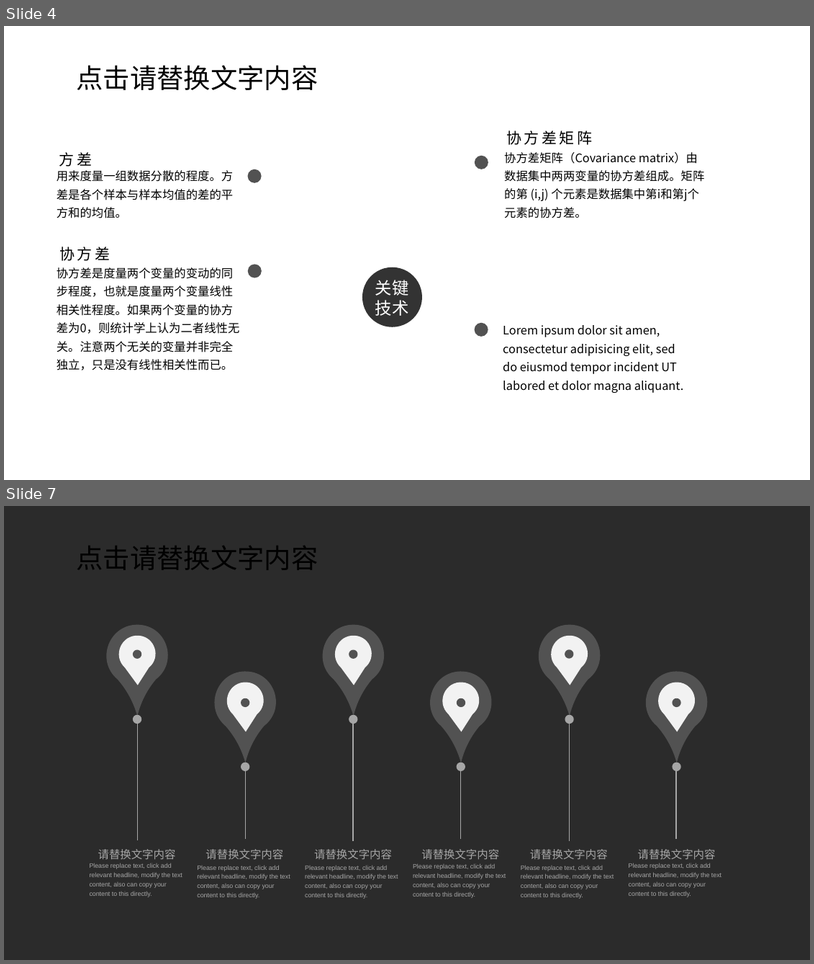
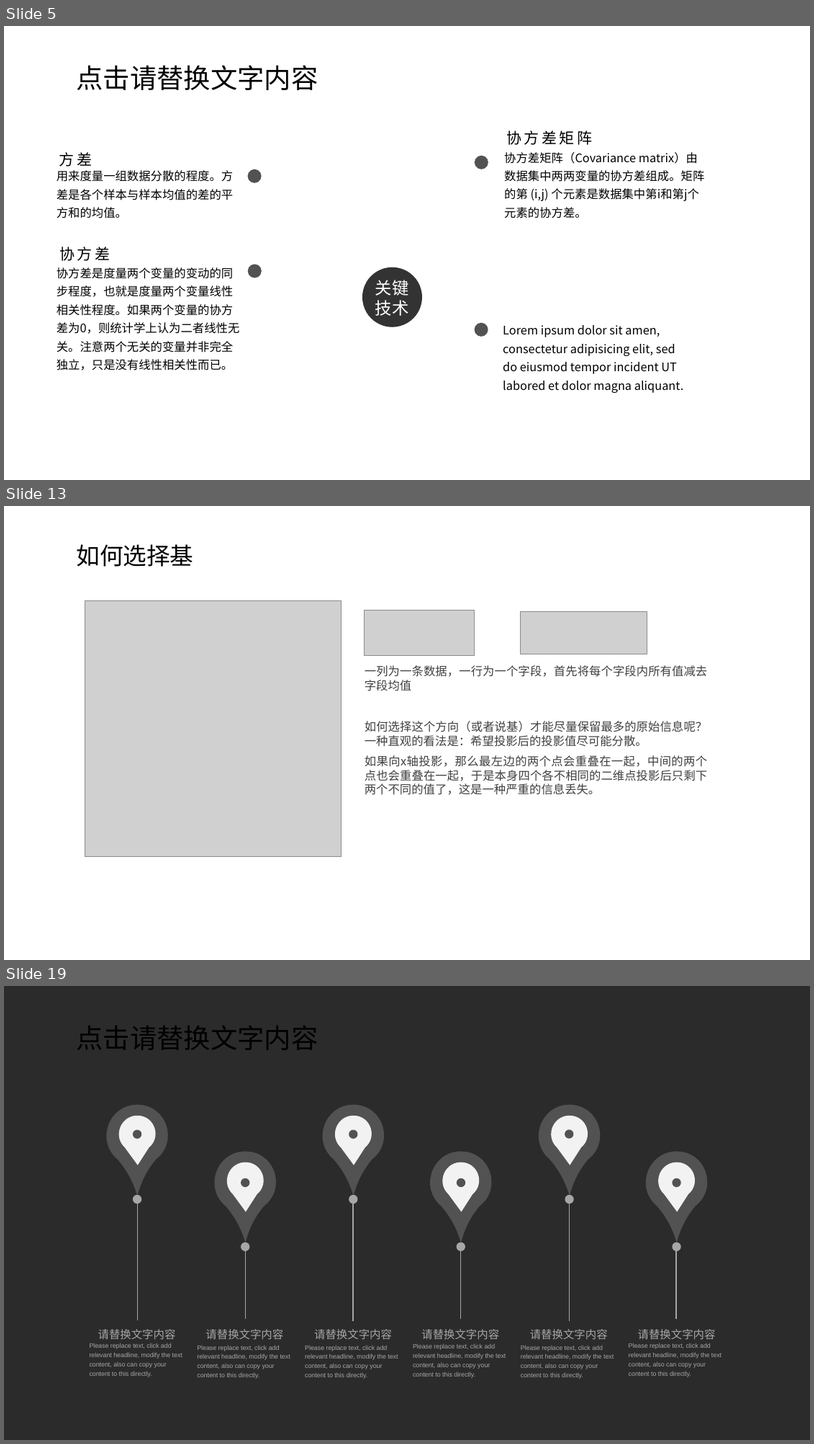
Before and after one commit to DarkDisasters/AnimationTransition, a slide deck: PCATEST/What is PCA.pptx. Shown one above the other, each under a label of ours: slides 4 and 7 before the commit, slides 5, 13 and 19 after it; the slides between them are not shown. The pictures are 814x964 and 814x1444 pixels, drawn with LibreOffice and Linux fonts; fonts in the diff are those of the drawing; grey boxes stand for pictures; background and template pictures are left out; a plain dark background stands for a picture behind light text. Boxes give left, top, right and bottom in pixels: in the first picture for what was removed or moved away, otherwise in the second. Text is boxed around its words. In the diff, an @@ line names an element or a change of style, - is before the commit and + after.

```diff
--- a/PCATEST/What is PCA.pptx
+++ b/PCATEST/What is PCA.pptx
@@ slide 13 added at <box>4,506,810,960</box>, background picture (left out) @@
@@ text added at <box>77,544,194,566</box>, 28 pt, text #000000 @@
+如何选择基
@@ picture added at <box>85,600,341,856</box> @@
@@ picture added at <box>365,610,474,656</box> @@
@@ picture added at <box>521,612,647,654</box> @@
@@ text added at <box>365,665,707,691</box>, 14 pt, text #404040 @@
+一列为一条数据，一行为一个字段，首先将每个字段内所有值减去字段均值
@@ text added at <box>365,721,707,746</box>, 14 pt, text #404040 @@
+如何选择这个方向（或者说基）才能尽量保留最多的原始信息呢？一种直观的看法是：希望投影后的投影值尽可能分散。
@@ text added at <box>365,755,707,795</box>, 14 pt, text #404040 @@
+如果向x轴投影，那么最左边的两个点会重叠在一起，中间的两个点也会重叠在一起，于是本身四个各不相同的二维点投影后只剩下两个不同的值了，这是一种严重的信息丢失。
@@ what was slide 4 is now slide 5 @@
@@ what was slide 7 is now slide 19 @@
```
Also in this commit, not shown: 3 slides changed, 11 other slides added, 17 other files.
